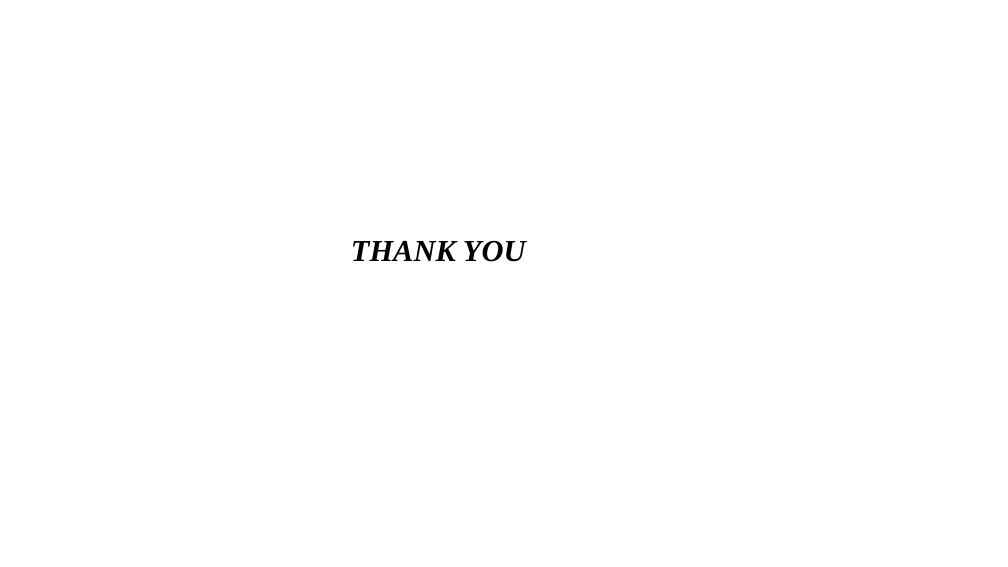
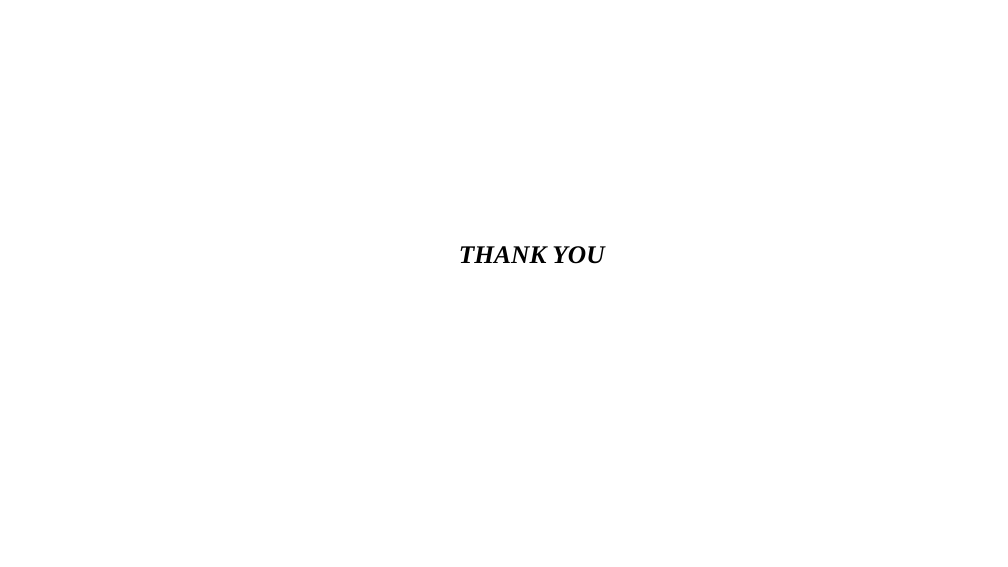
Before and after one commit to ihsanul1234/mini_project_ppt, a slide deck: slide 12 of 14.odp. Drawn at 1008x567 pixels with LibreOffice and Linux fonts; fonts in the diff are those of the drawing. Boxes give left, top, right and bottom in pixels: in the first picture for what was removed or moved away, otherwise in the second. Text is boxed around its words. In the diff, an @@ line names an element or a change of style, - is before the commit and + after.

```diff
--- a/14.odp
+++ b/14.odp
@@ text "THANK YOU" moved from (x1=351, y1=240, x2=526, y2=262) to (x1=459, y1=246, x2=604, y2=264) @@
@@ text "THANK YOU" at (x1=459, y1=246, x2=604, y2=264): size 24 to 20 pt @@
```
Also in this commit, not shown: 4 other slides changed.
